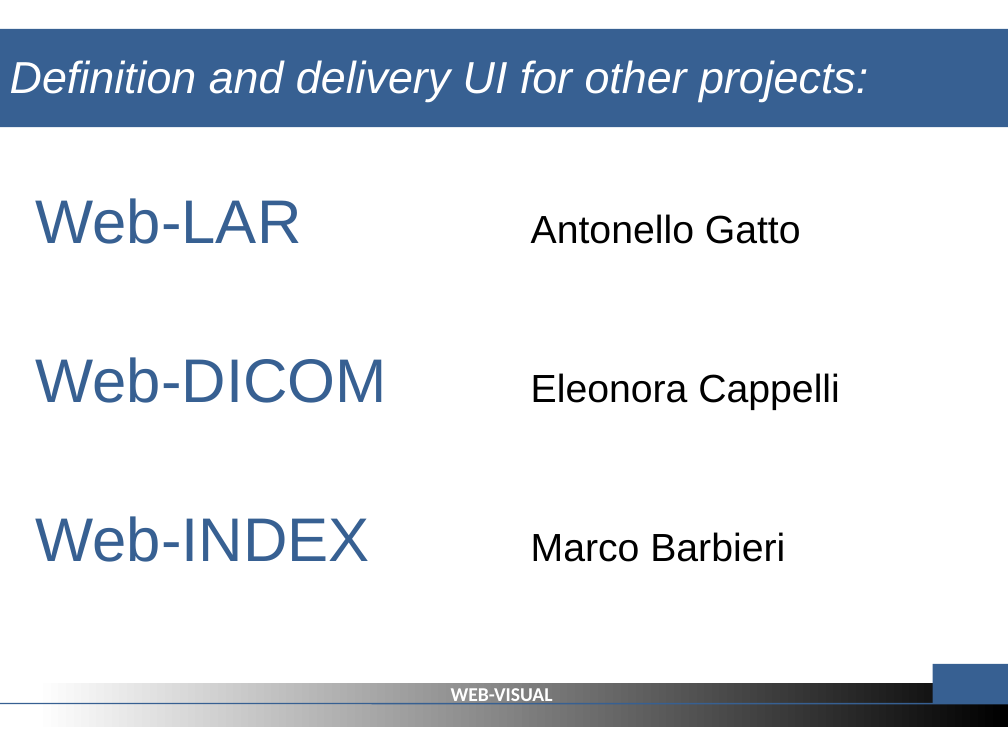
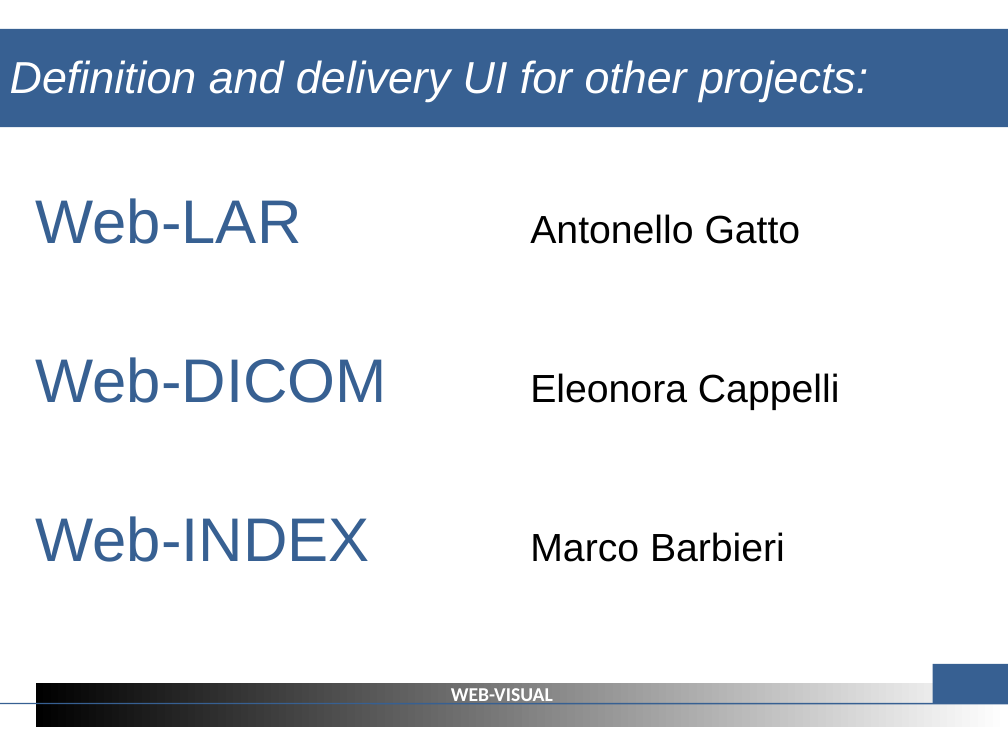
Before and after one commit to cvdlab-projects/webvisual, a slide deck: slide 2 of Web-Visual2(assignements).ppt. Drawn at 1008x756 pixels with LibreOffice and Linux fonts; fonts in the diff are those of the drawing. Boxes give left, top, right and bottom in pixels: in the first picture for what was removed or moved away, otherwise in the second. Text is boxed around its words. In the diff, an @@ line names an element or a change of style, - is before the commit and + after.

```diff
--- a/Web-Visual2(assignements).ppt
+++ b/Web-Visual2(assignements).ppt
@@ text "WEB-VISUAL" at [451,688,553,704]: indent changed @@
@@ rectangle at [35,683,1008,727]: fill gradient #FFFFFF to #000000 to gradient #000000 to #FFFFFF @@
```
Also in this commit, not shown: 4 other slides changed.
